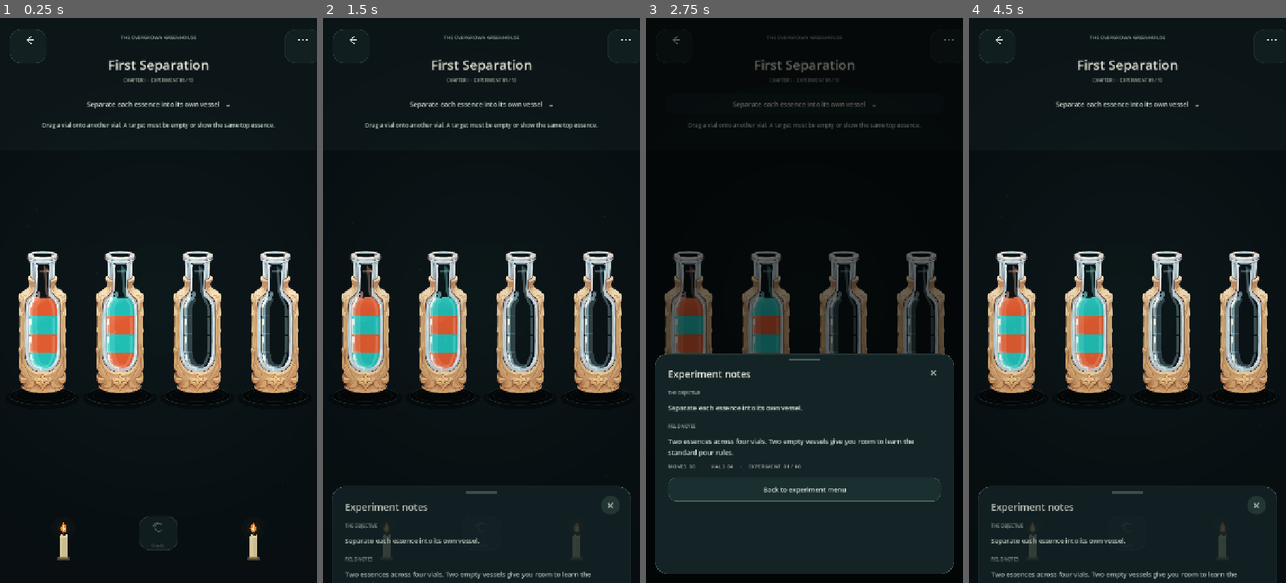
Above: before the commit, frames 1-4 (left to right).
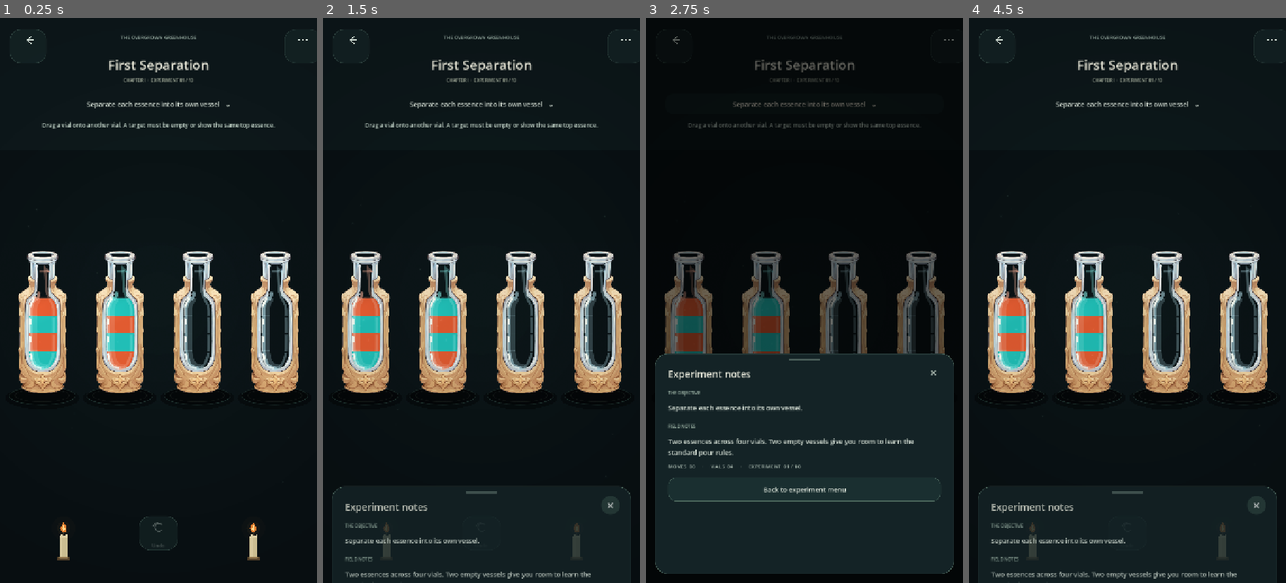
Above: after the commit, the same moments.

Repository: Kryodo/spell-sort-game
Game: Godot game, scene res://scenes/dark_sorting_slots_prototype.tscn
Two runs of this game, one before a commit and one after it. Both use one fixed random seed, a clock stepped at 60 frames per second and the inputs below. This scene is started directly instead of the project's main scene.
Inputs:
- Up to frame 1 (0.25 s): no input
- Up to frame 2 (1.5 s): click "Separate each essence into it…" at 0.5 s; click "×" at 1.25 s
- Up to frame 3 (2.75 s): click "Separate each essence into it…" at 2 s
- Up to frame 4 (4.5 s): click "×" at 2.75 s; click "Separate each essence into it…" at 3.5 s; click "×" at 4.25 s

The runs differ from the first frame. In frame 1, 0.2% of the frame differs, in the area x 9-91%, y 49-63%; in frame 2, 0.2%; in frame 3, 0.1%; in frame 4, 0.2%.

Commit message:
Stabilize liquid body geometry and protect the inner rim

Diff:
--- a/scripts/asset_fantasy_alchemy_bottle.gd
+++ b/scripts/asset_fantasy_alchemy_bottle.gd
@@ -21,7 +21,7 @@
 const LIQUID_SURFACE_SAMPLES := 48
 const LIQUID_SIDE_SAMPLES := 32
 const LIQUID_WALL_INSET := -0.9
-const LIQUID_BOTTOM_WALL_OVERDRAW := 4.5
+const LIQUID_BOTTOM_WALL_OVERDRAW := 2.2
 const LIQUID_BOTTOM_BLEND_START := 0.68
 
 # Preserve the generated vessel artwork exactly; reflections are added as a
@@ -253,7 +253,7 @@
 	# Extend slightly past the first/last transparent sample so the fill reaches
 	# underneath the anti-aliased chamber rim instead of leaving a hairline gap.
 	_window_top_ratio = maxf(0.0, _window_profile[0].x - 1.25 / float(image_height))
-	_window_bottom_ratio = minf(1.0, _window_profile[-1].x + 14.0 / float(image_height))
+	_window_bottom_ratio = minf(1.0, _window_profile[-1].x + 6.0 / float(image_height))
 	_window_top_contour = _detect_top_chamber_contour(source_image)
 	_detect_mouth(source_image, x_min, x_max, centre_x, search_radius)
 	_build_static_reflection_geometry()
@@ -648,15 +648,17 @@
 			# the cap. It cannot fold over the base edge or create a self-crossing.
 			# Let the top edge move in both directions while keeping the wave
 			# within the current liquid band.
-			var wave_upper_limit: float = minf(top_y + SURFACE_CAP_DEPTH, bottom_y - 1.0)
-			var wave_y: float = clampf(top_y + wave, top_y - 17.5, wave_upper_limit)
+			# Keep the moving meniscus as a small highlight variation instead
+			# of letting it reshape the entire filled body polygon every frame.
+			var wave_y: float = clampf(top_y + wave, top_y - 3.5, top_y + 3.5)
 			var base_point: Vector2 = body_top_edge[sample_index]
 			wave_edge.append(Vector2(base_point.x, wave_y))
 
-	var liquid_top_edge: PackedVector2Array = wave_edge if is_surface else body_top_edge
-	var polygon := liquid_top_edge.duplicate()
-	var right_top_y: float = liquid_top_edge[-1].y
-	var left_top_y: float = liquid_top_edge[0].y
+	# The body uses the stable chamber profile. The meniscus animates as a
+	# separate highlight so changing wave triangulation cannot expose seams.
+	var polygon := body_top_edge.duplicate()
+	var right_top_y: float = body_top_edge[-1].y
+	var left_top_y: float = body_top_edge[0].y
 	var bottom_bounds := _window_bounds_at(bottom_ratio)
 	var bottom_left_x: float = (
 		rect.position.x
